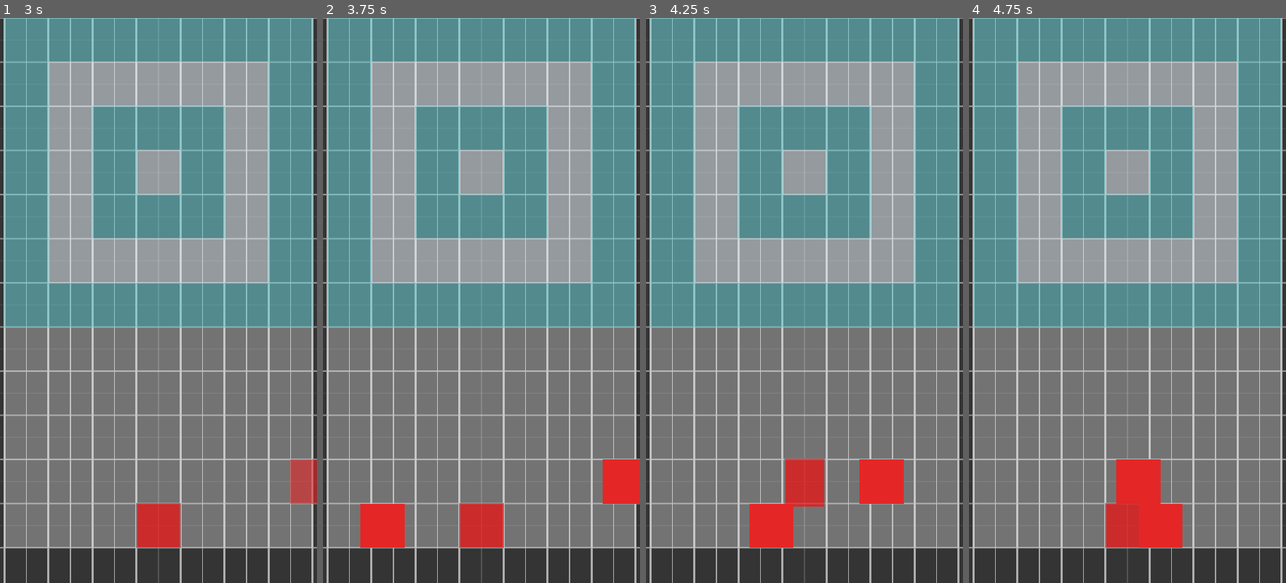
Above: before the commit, frames 1-4 (left to right).
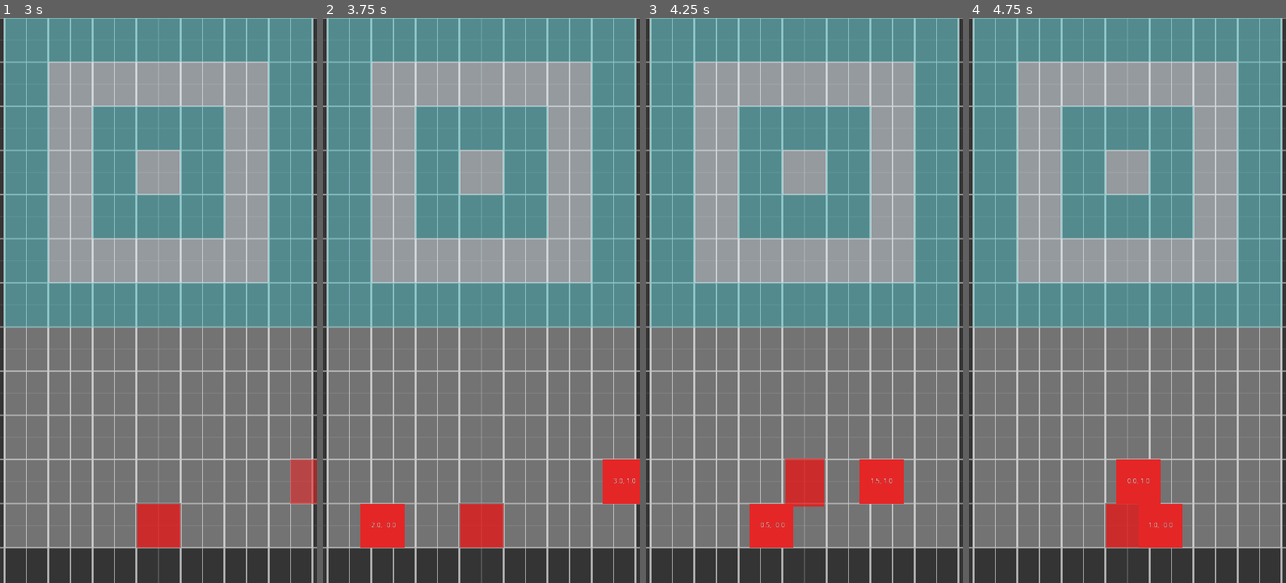
Above: after the commit, the same moments.

Repository: funexpected/jamper
Game: Godot game, scene res://level.tscn
Same seed, same stepped clock (60 frames per second), same inputs: the game is played once before the commit and once after it. This scene is started directly instead of the project's main scene.
Inputs (mouse positions are in pixels of both pictures, inside the frame that each line leads up to):
- Up to frame 1 (3 s): tap Enter at 0.5 s; move the mouse to (228, 272) at 0.52 s; click (228, 272) at 0.67 s; move the mouse to (95, 328) at 1.27 s; click (95, 328) at 1.42 s; tap Space at 2 s; move the mouse to (190, 176) at 2.02 s; click (190, 176) at 2.17 s; move the mouse to (142, 413) at 2.77 s; click (142, 413) at 2.92 s
- Up to frame 2 (3.75 s): move the mouse to (576, 385) at 3.52 s; click (576, 385) at 3.67 s
- Up to frame 3 (4.25 s): no input
- Up to frame 4 (4.75 s): move the mouse to (1032, 215) at 4.27 s; click (1032, 215) at 4.42 s

Frame 1 is identical in both runs. In frame 2, less than 0.1% of the frame differs, in the area x 14-99%, y 81-91%; in frame 3, less than 0.1%; in frame 4, less than 0.1%, in the area x 50-65%, y 81-91%.
Error before the commit: Invalid get index '0' (on base: 'Array'). (res://square.gd:19)

Commit message:
add level to level group

Diff:
--- a/level.tscn
+++ b/level.tscn
@@ -5,7 +5,9 @@
 [ext_resource path="res://field.tscn" type="PackedScene" id=3]
 [ext_resource path="res://spawner.tscn" type="PackedScene" id=4]
 
-[node name="level" type="Node2D"]
+[node name="level" type="Node2D" groups=[
+"level",
+]]
 position = Vector2( 540, 1800 )
 script = ExtResource( 1 )
 
@@ -74,3 +76,6 @@
 text = "-2"
 align = 1
 valign = 1
+__meta__ = {
+"_edit_use_anchors_": false
+}
